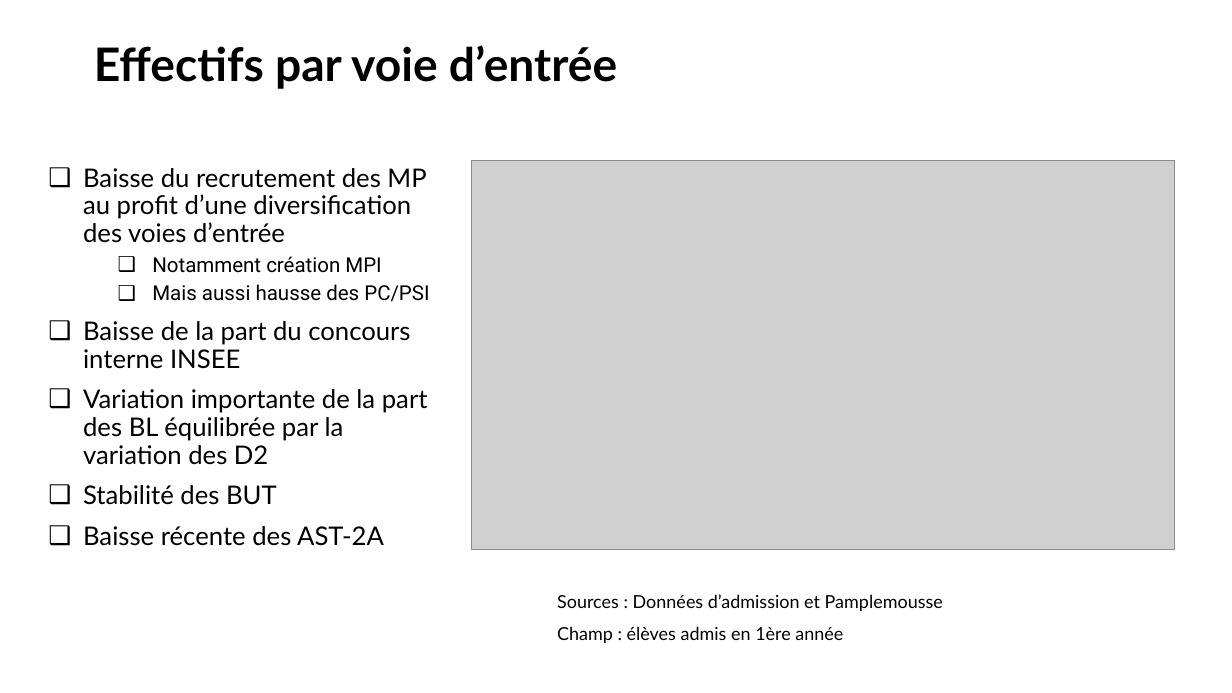
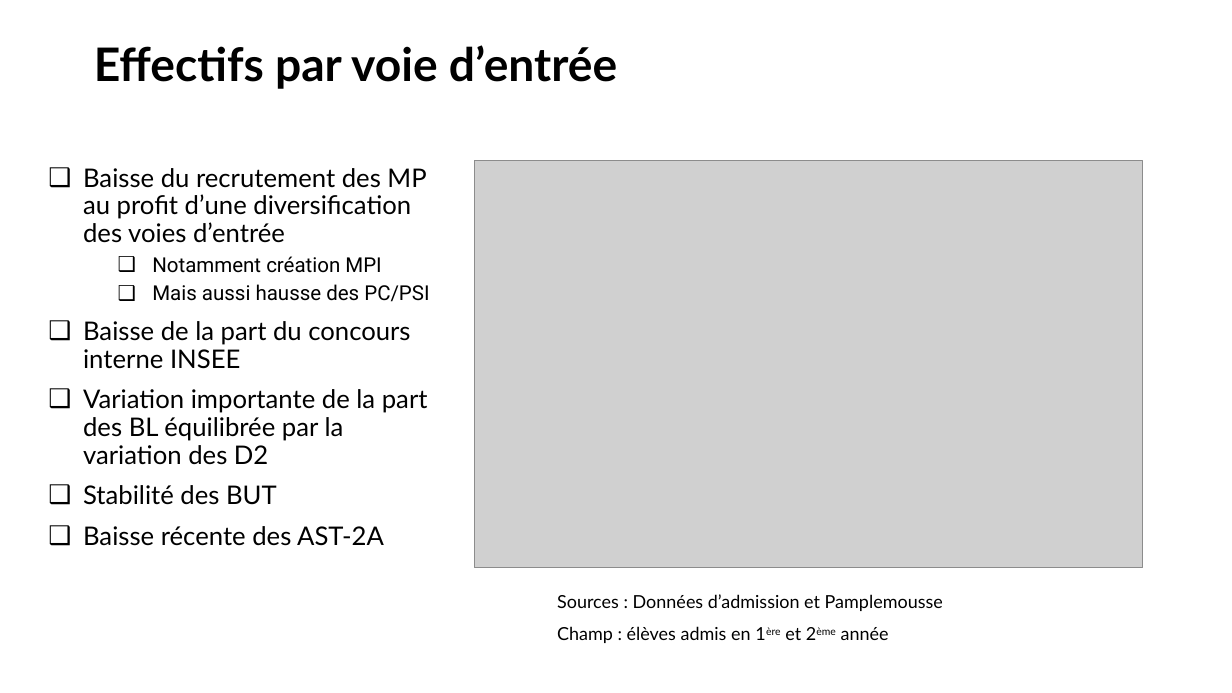
Before and after one commit to chlesieur/analyse_bdd_eleves_ensai, a slide deck: slide 3 of presentation/Presentation_trajectoires_etudiants_ENSAI.pptx. Drawn at 1232x693 pixels with LibreOffice and Linux fonts; fonts in the diff are those of the drawing; grey boxes stand for pictures; background and template pictures are left out. Boxes give left, top, right and bottom in pixels: in the first picture for what was removed or moved away, otherwise in the second. Text is boxed around its words. In the diff, an @@ line names an element or a change of style, - is before the commit and + after.

```diff
--- a/presentation/Presentation_trajectoires_etudiants_ENSAI.pptx
+++ b/presentation/Presentation_trajectoires_etudiants_ENSAI.pptx
@@ picture: place and size @@
-picture at (471, 161, 1176, 550)
+picture at (474, 161, 1143, 568)
@@ text at (557, 626, 889, 643): text changed @@
-Champ : élèves admis en 1ère année
+Champ : élèves admis en 1ère et 2ème année
```
Also in this commit, not shown: 8 other slides changed, 6 slides added, 9 other files.
